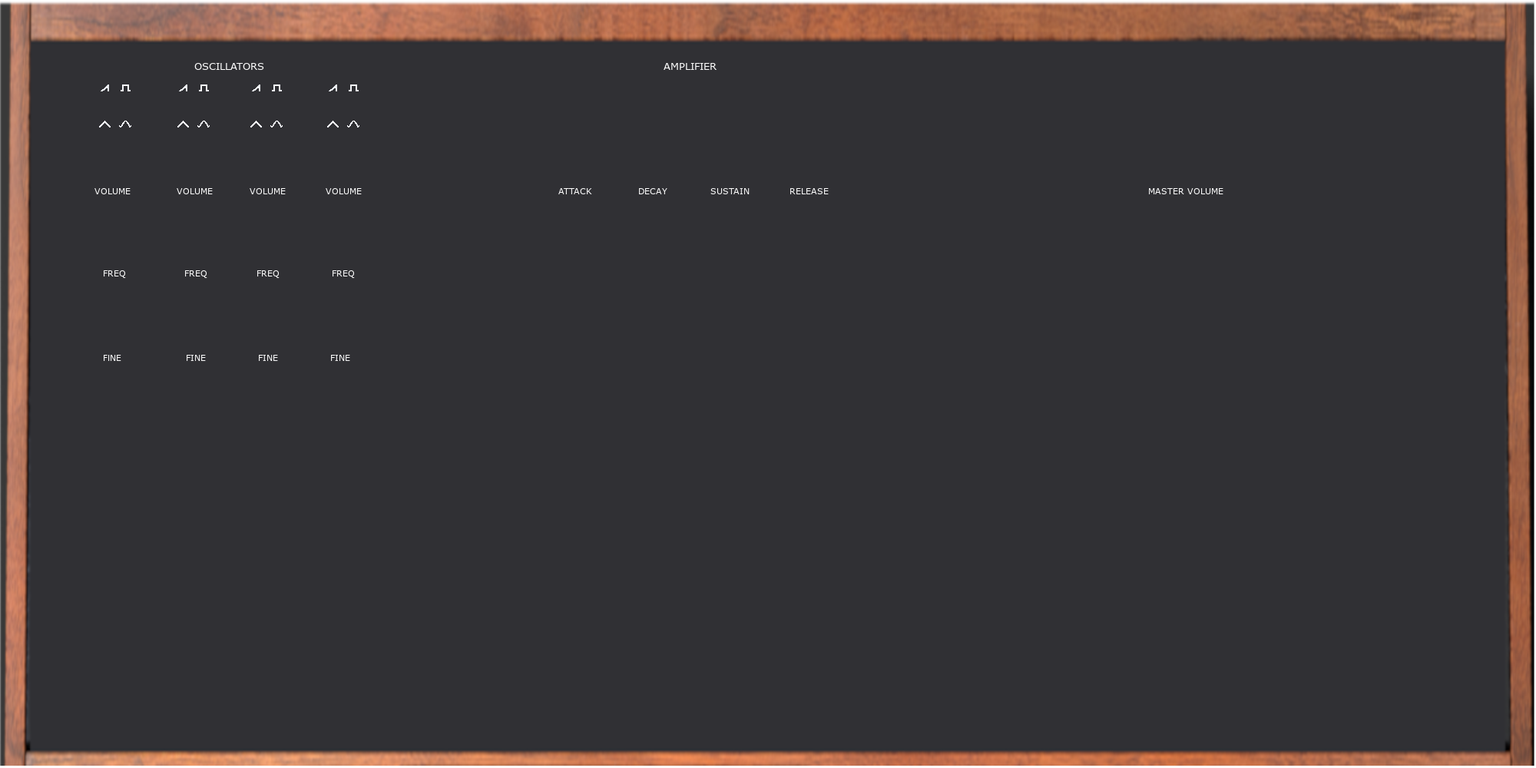
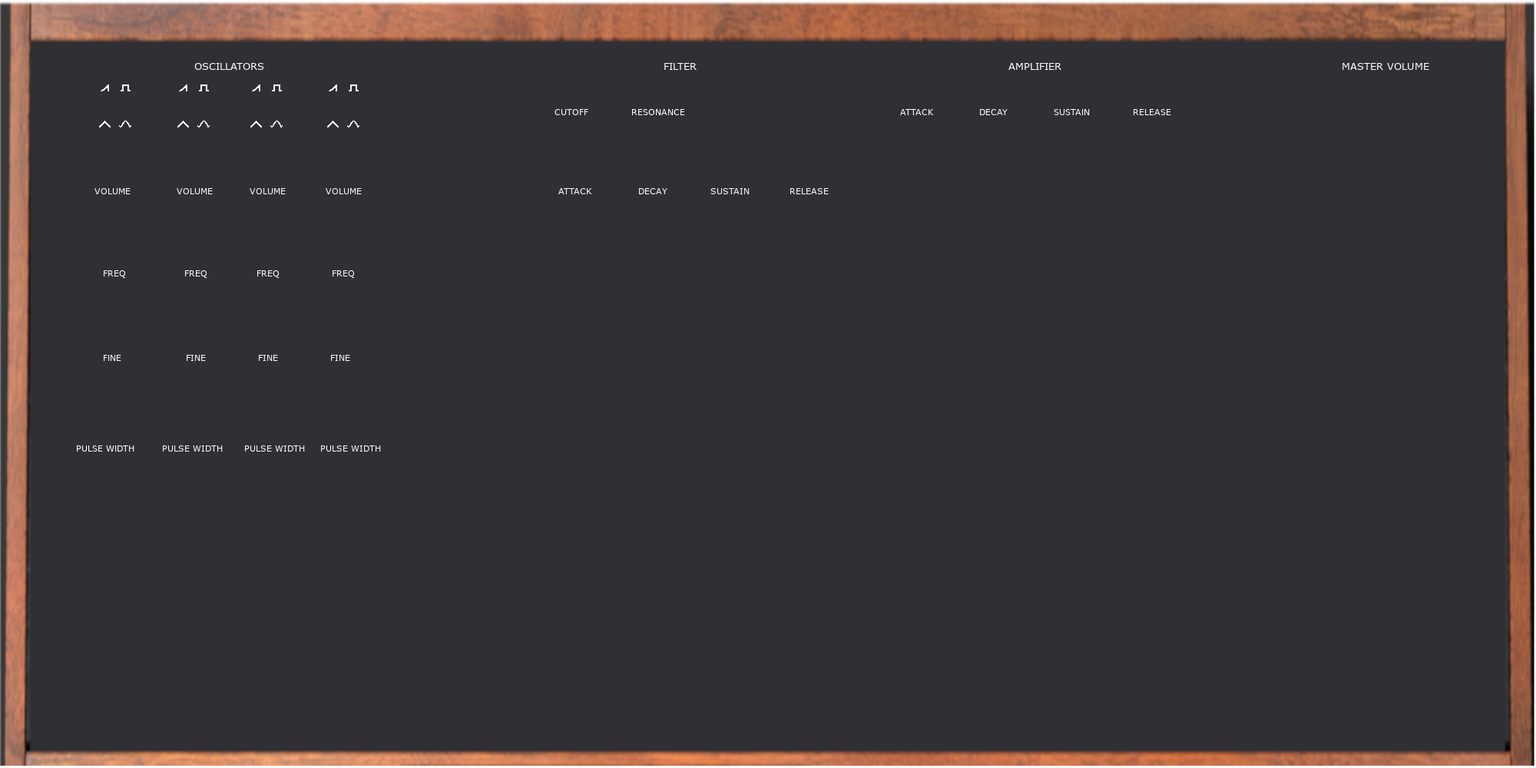
Comparing the layer stacks of the two (1536, 768) images. Changes:
hid "Inklistrat lager", painted on it over box(76, 62, 1430, 452)
added layer "Text rad 4 #1" above "Text rad 4" over box(76, 445, 381, 452)
added layer "CUTOFF RESONANCE ..." above "Text rad 3" over box(554, 109, 1172, 116)
painted on "Text rad 2" over box(1148, 188, 1224, 195)
painted on "Text rad 1" over box(663, 62, 1430, 70)
